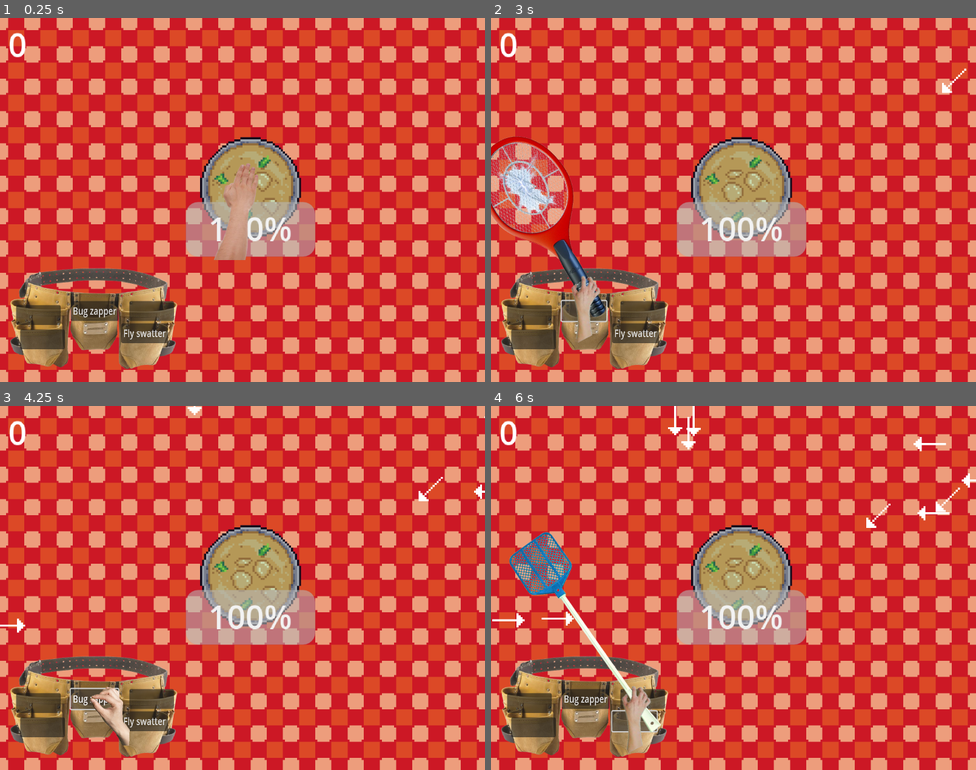
Above: before the commit, frames 1-4 (two rows, left to right).
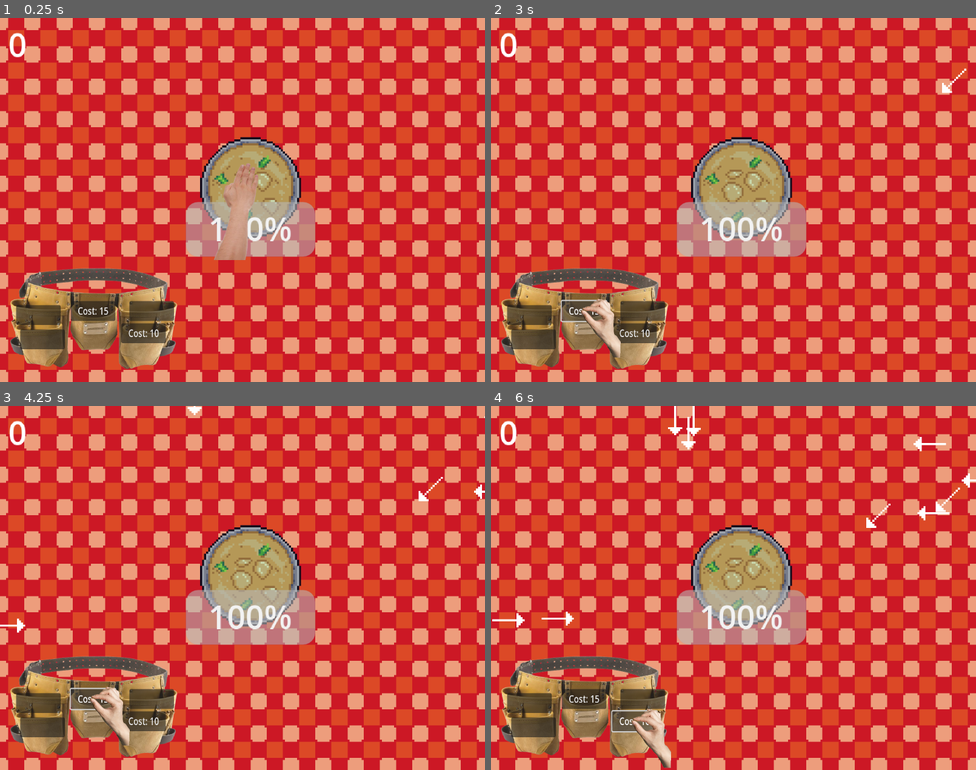
Above: after the commit, the same moments.

Repository: mattismoel/rage-room
Game: Godot game, scene res://scenes/game.tscn
Two runs of this game, one before a commit and one after it. Both use one fixed random seed, a clock stepped at 60 frames per second and the inputs below.
Inputs (mouse positions are in pixels of both pictures, inside the frame that each line leads up to):
- Up to frame 1 (0.25 s): no input
- Up to frame 2 (3 s): click "Fly swatter" (after the commit: "Cost: 10") at 0.5 s; click (636, 334) at 1.25 s; click (641, 312) at 2 s; click "Bug zapper" (after the commit: "Cost: 15") at 2.75 s
- Up to frame 3 (4.25 s): click (92, 700) at 3.5 s
- Up to frame 4 (6 s): click (534, 726) at 4.25 s; click (529, 704) at 5 s; click "Fly swatter" (after the commit: "Cost: 10") at 5.75 s

The runs differ from the first frame. In frame 1, 0.3% of the frame differs, in the area x 15-35%, y 79-90%; in frame 2, 4.8%, in the area x 0-35%, y 32-94%; in frame 3, 0.2%; in frame 4, 3.0%.

Commit message:
combined InventoryManager with Inventory + ability to unlock equipment
>

Diff:
--- a/project.godot
+++ b/project.godot
@@ -18,7 +18,6 @@
 [autoload]
 
 InsectManager="*res://scripts/insect_manager.gd"
-InventoryManager="*res://scripts/inventory_manager.gd"
 
 [display]
 
--- a/scenes/currency/currency.gd
+++ b/scenes/currency/currency.gd
@@ -1,3 +1,4 @@
+class_name CurrencyComponent
 extends Control
 
 var balance: int
@@ -8,4 +9,15 @@
 
 func _on_insect_killed(_insect: Insect) -> void:
 	balance += 1
+	update_ui()
+
+func update_ui() -> void:
 	balance_label.text = str(balance)
+
+## Returns false if the balance is not high enough to complete the purchase
+func attempt_purchase(cost: int) -> bool:
+	if cost <= balance:
+		balance -= cost
+		update_ui()
+		return true
+	return false
--- a/scenes/equipment/entries/bug_zapper.tres
+++ b/scenes/equipment/entries/bug_zapper.tres
@@ -7,5 +7,5 @@
 script = ExtResource("2_67b5n")
 name = "Bug zapper"
 scene = ExtResource("1_5h4gw")
-cost = 50
+cost = 15
 metadata/_custom_type_script = "uid://c3n2s4jlpujkh"
--- a/scenes/game.tscn
+++ b/scenes/game.tscn
@@ -120,7 +120,7 @@
 layer = 2
 
 [node name="Player" parent="PlayerLayer" node_paths=PackedStringArray("inventory") instance=ExtResource("2_kvpfn")]
-inventory = NodePath("../../UI/MarginContainer/Inventory")
+inventory = NodePath("../../UI/MarginContainer/InventoryComponent")
 
 [node name="UI" type="CanvasLayer" parent="."]
 
@@ -135,11 +135,12 @@
 theme_override_constants/margin_right = 4
 theme_override_constants/margin_bottom = 2
 
-[node name="Inventory" parent="UI/MarginContainer" instance=ExtResource("10_vtaks")]
+[node name="InventoryComponent" parent="UI/MarginContainer" node_paths=PackedStringArray("currency_component") instance=ExtResource("10_vtaks")]
 layout_mode = 2
 size_flags_horizontal = 0
 size_flags_vertical = 8
+currency_component = NodePath("../CurrencyComponent")
 
-[node name="Currency" parent="UI/MarginContainer" instance=ExtResource("12_kvuet")]
+[node name="CurrencyComponent" parent="UI/MarginContainer" instance=ExtResource("12_kvuet")]
 layout_mode = 2
 mouse_filter = 2
--- a/scenes/inventory/inventory.gd
+++ b/scenes/inventory/inventory.gd
@@ -1,43 +1,98 @@
-class_name Inventory
+class_name InventoryComponent
 extends Control
 
-var inventory_slots: Array[InventorySlot] = []
+@export var currency_component: CurrencyComponent
+
+var inventory: Array[EquipmentEntry] = []
+var slots: Array[InventorySlot] = []
+var equipped_entry: EquipmentEntry
+
+signal entry_equipped(entry: EquipmentEntry)
+signal entry_unequipped
 
 func _ready() -> void:
-	InventoryManager.inventory_changed.connect(_on_inventory_changed)
-
 	## Append all inventory slots to array
 	for child in get_children():
 		if child is InventorySlot:
-			inventory_slots.append(child)
+			slots.append(child)
+			inventory.append(child.initial_equipment)
+			child.equipment_change.connect(_on_slot_clicked)
 
-## THIS IS ONLY FOR DEBUGGING PURPOSES
+func _on_slot_clicked(slot: InventorySlot) -> void:
+	var new_slot_entry: EquipmentEntry
+
+	## If slot is not empty, equip what is already there. Else just unequip.
+	if 	slot.stored_equipment != null:
+
+		## Purchase the equipment if it is not unlocked
+		if not slot.stored_equipment.unlocked:
+			var cost := slot.stored_equipment.cost
+			var purchased := currency_component.attempt_purchase(cost)
+
+			slot.stored_equipment.unlocked = true if purchased else false
+			if not purchased: return
+
+		new_slot_entry = eqiup(slot.stored_equipment)
+	else: new_slot_entry = unequip()
+
+	slot.set_entry(new_slot_entry)
+
+## Takes the entry being equipped as argument and returns what it replaces
+func eqiup(new_entry: EquipmentEntry) -> EquipmentEntry:
+	var replaced_entry := equipped_entry
+	equipped_entry = new_entry
+
+	## Put the entry that is being replaced back in the inventory
+	if replaced_entry != null: inventory.append(replaced_entry)
+	entry_unequipped.emit()
+
+	## Remove the entry that is being picked up from the inventory
+	inventory.erase(new_entry)
+
+	entry_equipped.emit(new_entry)
+	return replaced_entry
+
+func unequip() -> EquipmentEntry:
+	var replaced_entry := equipped_entry
+
+	## Put the currently equipped entry back in the inventory
+	if replaced_entry != null: inventory.append(replaced_entry)
+	equipped_entry = null
+
+	entry_unequipped.emit()
+	return replaced_entry
+
+func has_mouse_inside() -> bool:
+	var mouse_pos = get_viewport().get_mouse_position()
+	return 	get_global_rect().has_point(mouse_pos)
+
+## THIS SECTION IS ONLY FOR DEBUGGING PURPOSES (AND CHEATERS)
 func _input(event: InputEvent) -> void:
 	if event is InputEventKey and event.pressed:
 		if event.keycode == KEY_E:
 			print("ADDED test_entry")
 			const test_entry = preload("res://scenes/equipment/entries/test_equipment_entry.tres");
-			InventoryManager.add_entry(test_entry)
+			inventory.append(test_entry)
+			allocate_to_vacant_slots()
 
-func _on_inventory_changed() -> void:
+func allocate_to_vacant_slots() -> void:
 	## Allocate missing inventory equipment entries to vacant slots
 	## There is a lot of for-loops and if-statements here. Can it be improved? likely..
-	var entries := InventoryManager.inventory
-	for i in range(entries.size()):
+	for i in range(inventory.size()):
 		## Check if this entry is already equipped
 		var homeless := false
-		if entries[i] != InventoryManager.equipped_entry:
+		if inventory[i] != equipped_entry:
 			homeless = true
 
 		## Check if this entry has been assigned a slot
-		for slot in inventory_slots:
-			if slot.stored_equipment == entries[i]:
+		for slot in slots:
+			if slot.stored_equipment == inventory[i]:
 				homeless = false
 				break
 
 		if not homeless: continue
 		## Look for vacant slots and assign entry to one if found
-		for slot in inventory_slots:
+		for slot in slots:
 			if slot.stored_equipment == null:
-				slot.set_entry(entries[i])
+				slot.set_entry(inventory[i])
 				break
--- a/scenes/inventory/inventory_slot.gd
+++ b/scenes/inventory/inventory_slot.gd
@@ -4,27 +4,26 @@
 @export var initial_equipment: EquipmentEntry
 var stored_equipment: EquipmentEntry
 
+signal equipment_change(slot: InventorySlot)
+signal buy_equipment_attempt(entry: EquipmentEntry)
+
 func _ready() -> void:
 	set_entry(initial_equipment)
-	InventoryManager.add_entry(initial_equipment)
 	pressed.connect(_on_pressed)
 
 func set_entry(entry: EquipmentEntry):
 	if entry == null: return clear()
+	stored_equipment = entry
 
 	## Set slot to display the stored equipment entry
-	text = entry.name  # Or set an icon, etc.
-	stored_equipment = entry
+	if stored_equipment.unlocked:
+		text = entry.name
+	else:
+		text = "Cost: %d" % stored_equipment.cost
 
 func clear():
 	text = ""
 	stored_equipment = null
 
 func _on_pressed():
-	var new_slot_entry: EquipmentEntry
-
-	## If slot is not empty, equip what is already there. Else just unequip.
-	if stored_equipment != null: new_slot_entry = InventoryManager.eqiup(stored_equipment)
-	else: new_slot_entry = InventoryManager.unequip()
-
-	set_entry(new_slot_entry)
+	equipment_change.emit(self)
--- a/scenes/player.tscn
+++ b/scenes/player.tscn
@@ -123,7 +123,7 @@
 &"smack": SubResource("Animation_y4r1p")
 }
 
-[node name="Player" type="Node2D" node_paths=PackedStringArray("state_machine", "idle_state", "pick_up_state", "equipment_state")]
+[node name="Player" type="Node2D" node_paths=PackedStringArray("state_machine", "idle_state", "pick_up_state", "equipment_state", "smack_state")]
 z_index = 1
 rotation = -0.00110836
 script = ExtResource("2_dqkch")
@@ -131,6 +131,7 @@
 idle_state = NodePath("StateMachine/Idle")
 pick_up_state = NodePath("StateMachine/Pick up")
 equipment_state = NodePath("StateMachine/Equiment")
+smack_state = NodePath("StateMachine/Smack")
 
 [node name="StateMachine" type="Node2D" parent="." node_paths=PackedStringArray("_initial_state")]
 z_index = 1
@@ -159,12 +160,13 @@
 scale = Vector2(0.165986, 0.150084)
 texture = ExtResource("4_smehm")
 
-[node name="Smack" type="Node2D" parent="StateMachine" node_paths=PackedStringArray("hit_area", "idle_state", "_animation_player")]
+[node name="Smack" type="Node2D" parent="StateMachine" node_paths=PackedStringArray("hit_area", "idle_state", "pick_up_state", "_animation_player")]
 visible = false
 position = Vector2(-1, 6)
 script = ExtResource("4_dqkch")
 hit_area = NodePath("Area2D")
 idle_state = NodePath("../Idle")
+pick_up_state = NodePath("../Pick up")
 _animation_player = NodePath("../../AnimationPlayer")
 
 [node name="SmackSprite" type="Sprite2D" parent="StateMachine/Smack"]
--- a/scripts/inventory_manager.gd
+++ /dev/null
@@ -1,47 +0,0 @@
-extends Node
-
-var inventory: Array[EquipmentEntry] = []
-var equipped_entry: EquipmentEntry
-
-signal inventory_changed
-signal entry_equipped(entry: EquipmentEntry)
-signal entry_unequipped
-
-## Takes the entry being equipped as argument and returns what it replaces
-func eqiup(new_entry: EquipmentEntry) -> EquipmentEntry:
-	var replaced_entry := equipped_entry
-	equipped_entry = new_entry
-
-	## Put the entry that is being replaced back in the inventory
-	if replaced_entry != null: inventory.append(replaced_entry)
-	entry_unequipped.emit()
-
-	## Remove the entry that is being picked up from the inventory
-	inventory.erase(new_entry)
-
-	entry_equipped.emit(new_entry)
-	return replaced_entry
-
-func unequip() -> EquipmentEntry:
-	var replaced_entry := equipped_entry
-
-	## Put the currently equipped entry back in the inventory
-	if replaced_entry != null: inventory.append(replaced_entry)
-	equipped_entry = null
-
-	entry_unequipped.emit()
-	return replaced_entry
-
-func add_entry(entry: EquipmentEntry) -> void:
-	## Add entry (if it is not null) to inventory
-	if entry != null: inventory.append(entry)
-
-	## Signal that inventory has been changed
-	inventory_changed.emit()
-
-func remove_entry(entry: EquipmentEntry) -> void:
-	## Remove entry from inventory
-	inventory.erase(entry)
-
-	## Signal that inventory has been changed
-	inventory_changed.emit()
--- a/scripts/player/equipment_state.gd
+++ b/scripts/player/equipment_state.gd
@@ -3,17 +3,18 @@
 
 @export var idle_state: IdleState
 @export var pick_up_state: PickUpState
+var inventory: InventoryComponent
 
 var loaded_equipment: Equipment
 
 func enter() -> void:
 	super()
 	visible = true
-	InventoryManager.entry_unequipped.connect(_on_entry_unequipped)
+	inventory.entry_unequipped.connect(_on_entry_unequipped)
 
 func exit() -> void:
 	loaded_equipment.queue_free()
-	InventoryManager.entry_unequipped.disconnect(_on_entry_unequipped)
+	inventory.entry_unequipped.disconnect(_on_entry_unequipped)
 	visible = false
 
 func input(event) -> void:
--- a/scripts/player/idle_state.gd
+++ b/scripts/player/idle_state.gd
@@ -1,7 +1,7 @@
 class_name IdleState
 extends State
 
-var inventory: Inventory
+var inventory: InventoryComponent
 
 @export var selection_area: CollisionObject2D
 @export var pick_up_state: PickUpState
--- a/scripts/player/pickup_state.gd
+++ b/scripts/player/pickup_state.gd
@@ -1,7 +1,7 @@
 class_name PickUpState
 extends State
 
-var inventory: Inventory
+var inventory: InventoryComponent
 
 @export var equipment_state: EquipmentState
 @export var idle_state: IdleState
@@ -9,14 +9,14 @@
 
 func enter() -> void:
 	super()
-	InventoryManager.entry_equipped.connect(_on_equipment_picked_up)
+	inventory.entry_equipped.connect(_on_equipment_picked_up)
 	inventory.mouse_exited.connect(_on_mouse_leave_inventory)
 	_animation_player.play("pick_up")
 	visible = true
 
 func exit() -> void:
 	super()
-	InventoryManager.entry_equipped.disconnect(_on_equipment_picked_up)
+	inventory.entry_equipped.disconnect(_on_equipment_picked_up)
 	inventory.mouse_exited.disconnect(_on_mouse_leave_inventory)
 	visible = false
 
--- a/scripts/player/player.gd
+++ b/scripts/player/player.gd
@@ -1,17 +1,18 @@
 extends Node2D
 
-@export var inventory: Inventory
+@export var inventory: InventoryComponent
 
 @export var state_machine: StateMachine
 @export var idle_state: IdleState
 @export var pick_up_state: PickUpState
 @export var equipment_state: EquipmentState
-
-signal player_ready
+@export var smack_state: SmackState
 
 func _ready() -> void:
-	idle_state.initialize(inventory)
+	idle_state.initialize(inventory) # Fix for weird missing reference bug
 	pick_up_state.inventory = inventory
+	equipment_state.inventory = inventory
+	smack_state.inventory = inventory
 
 func _process(delta: float) -> void:
 	global_position = get_global_mouse_position()
--- a/scripts/player/player_manager.gd
+++ /dev/null
@@ -1,4 +0,0 @@
-extends Node2D
-
-@export var _hand: Node2D
-@export var inventory: Inventory
--- a/scripts/player/smack_state.gd
+++ b/scripts/player/smack_state.gd
@@ -1,17 +1,21 @@
 class_name SmackState
 extends State
 
+var inventory: InventoryComponent
+
 @export var hit_area: Area2D
 @export var idle_state: IdleState
+@export var pick_up_state: PickUpState
 @export var _animation_player: AnimationPlayer
 
 func enter() -> void:
 	visible = true
-
 	_animation_player.play("smack")
 
 	await _animation_player.animation_finished
-	changed_state.emit(idle_state)
+
+	if inventory.has_mouse_inside(): changed_state.emit(pick_up_state)
+	else: changed_state.emit(idle_state)
 
 func exit() -> void:
 	super()
@@ -22,4 +26,3 @@
 	for area in overlapping_areas:
 		if area.get_parent() is Insect:
 			InsectManager.kill(area.get_parent())
-	pass
Not shown, removed: scripts/inventory_manager.gd.uid
Not shown, removed: scripts/player/player_manager.gd.uid
